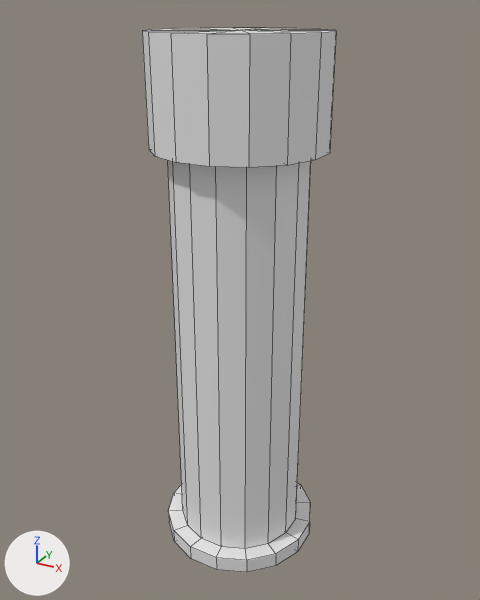
One commit to the OBJ model models/pipeworks_fountainhead.obj: the scene before it, then after it.
Camera for both pictures: a 50 mm lens placed at (0.558, -1.015, 0.533), pointed at (-0.005, 0.008, 0.022). Arrows for +X, +Y and +Z are at lower left; the lights stay in place. Mesh edges are drawn as thin lines. Where no turn or scale is listed for an object, it has been applied to the vertices.

The scene before the commit, as lines of its bpy script (objects in view):
```python
me_cube_001 = bpy.data.meshes.new('Cube.001')
me_cube_001.from_pydata(...)  # 100 vertices, 112 faces; spans x -0.153..0.153, y -0.153..0.153, z -0.5..0.5
ob_cube_001 = bpy.data.objects.new('Cube.001', me_cube_001)
ob_cube_001.location = (0.0, 0.0, 0.0)
```
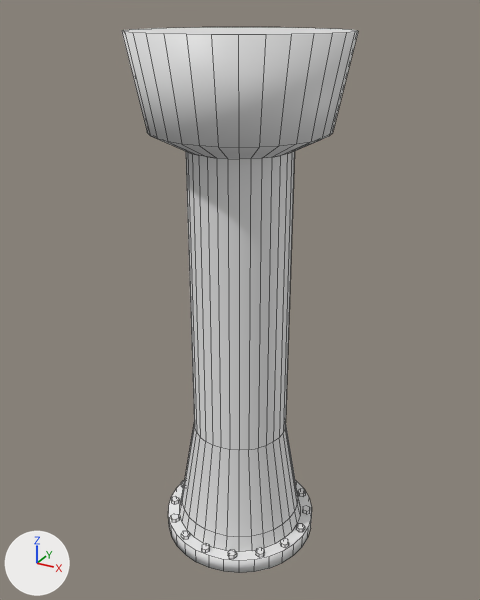
Where the change shows, as pixel boxes [x1, y1, x2, y2] in the pictures (480 x 600 px):
'Cube.001', reshaped (22% wider)
    before: [142, 28, 336, 572]
    after: [122, 27, 358, 573]
part 1 of me_cube_001, added
    after: [168, 480, 312, 573]
part 2 of me_cube_001, rebuilt (22% wider)
    before: [142, 28, 336, 167]
    after: [122, 27, 358, 159]
part 3 of me_cube_001, rebuilt (16% narrower)
    before: [168, 160, 311, 549]
    after: [180, 151, 300, 552]
part 4 of me_cube_001, built on
    before: [169, 483, 310, 572]
    after: [171, 481, 310, 559]

The change, as a diff of the scene's bpy script:
```diff
--- a/models/pipeworks_fountainhead.obj.py
+++ b/models/pipeworks_fountainhead.obj.py
@@ me_cube_001 @@
 # used by ob_cube_001; location = (0.0, 0.0, 0.0)
-me_cube_001.from_pydata(...)  # 100 vertices, 112 faces; spans x -0.153..0.153, y -0.153..0.153, z -0.5..0.5
+me_cube_001.from_pydata(...)  # 480 vertices, 308 faces; spans x -0.187..0.187, y -0.187..0.187, z -0.5..0.5
+# me_cube_001 part 1: a new loose piece, a 32-sided cylinder along z spanning x -0.156..0.156, y -0.156..0.156, z -0.5..-0.469
+# me_cube_001 part 2: the loose piece of 34 vertices spanning x -0.153..0.153, y -0.153..0.153, z 0.312..0.5 is rebuilt with 96 vertices and now spans x -0.187..0.187, y -0.187..0.187, z 0.312..0.5
+# me_cube_001 part 3: the loose piece of 32 vertices spanning x -0.123..0.123, y -0.123..0.123, z -0.469..0.312 is rebuilt with 128 vertices and now spans x -0.132..0.132, y -0.132..0.132, z -0.469..0.313
+# me_cube_001 part 4
+# 34 vertices are removed from x -0.153..0.153, y -0.153..0.153, z -0.5..-0.469
+# 48 faces are deleted
+# 96 vertices are added at x -0.152..0.152, y -0.152..0.152, z -0.469
+# 96 new vertices lie (0.0, 0.0, 0.008) away from vertices in x -0.152..0.152, y -0.152..0.152, z -0.469
+# 112 new faces join them
+# me_cube_001 part 5: the surface is now shaded smooth
```
